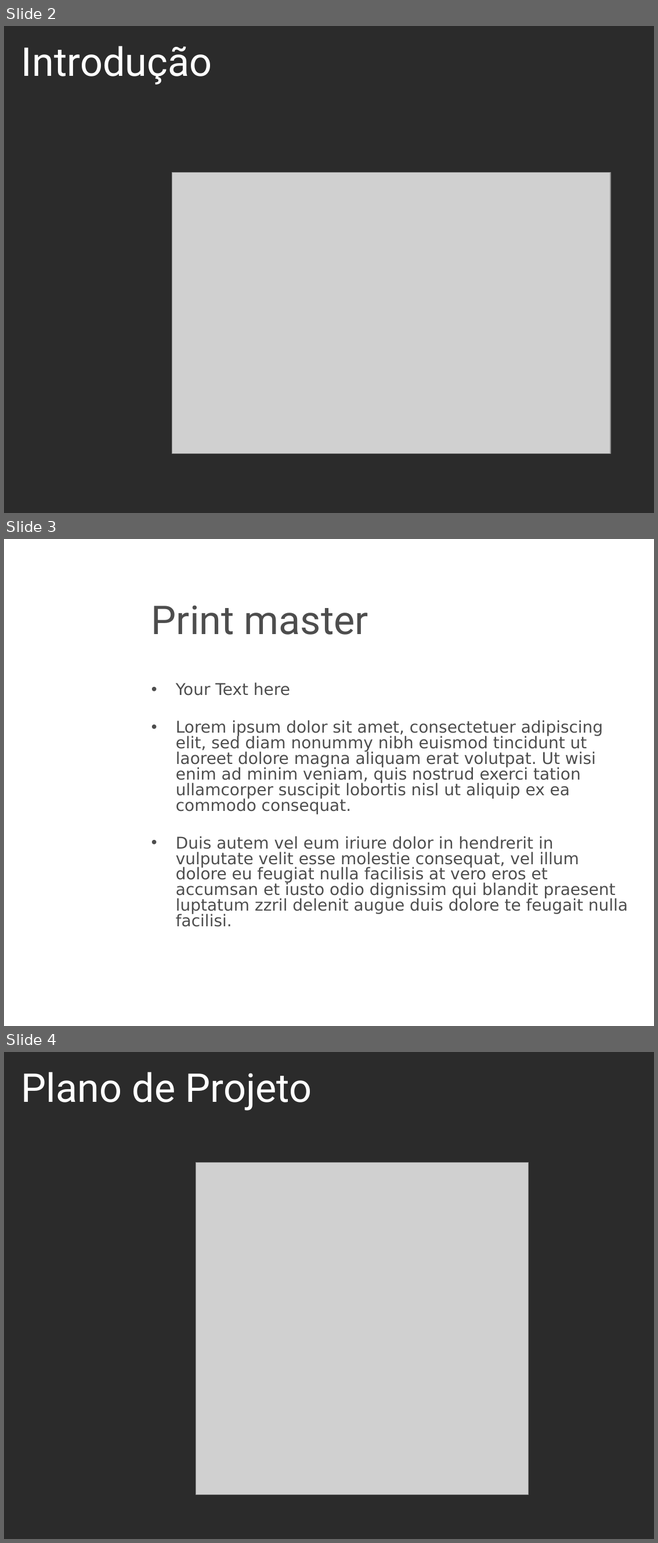
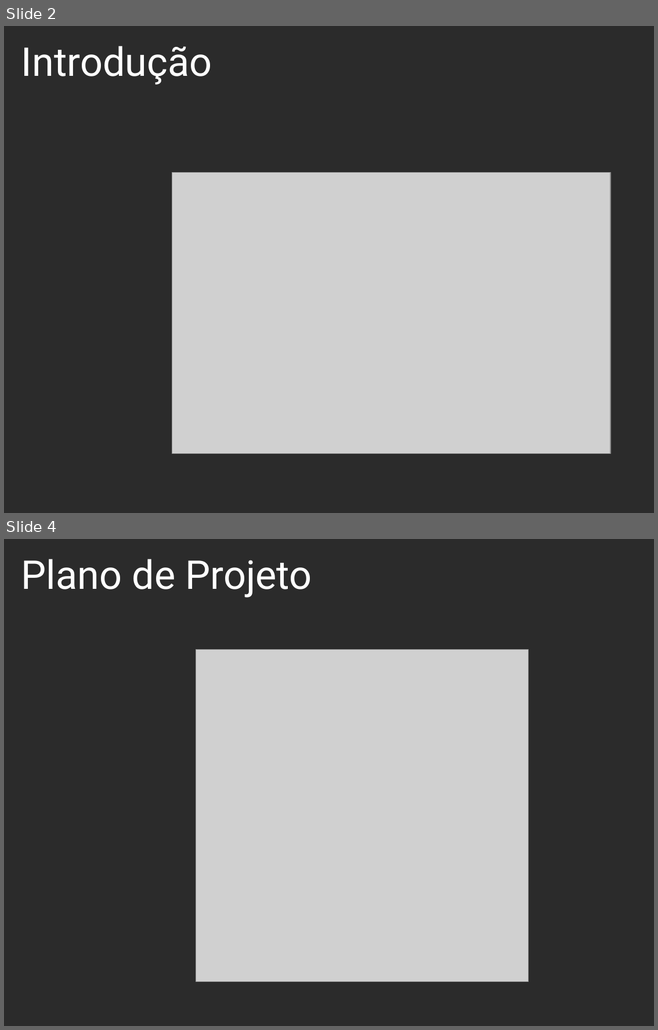
Before and after one commit to progressaoufba/Progress-o-CC-UFBA, a slide deck: Slides/Progressão UFBA.pptx. Shown one above the other, each under a label of ours: slides 2, 3 and 4 before the commit, slides 2 and 4 after it; the slides between them are not shown. The pictures are 658x1543 and 658x1030 pixels, drawn with LibreOffice and Linux fonts; fonts in the diff are those of the drawing; grey boxes stand for pictures; background and template pictures are left out; a plain dark background stands for a picture behind light text. Boxes give left, top, right and bottom in pixels: in the first picture for what was removed or moved away, otherwise in the second. Text is boxed around its words. In the diff, an @@ line names an element or a change of style, - is before the commit and + after.

```diff
--- a/Slides/Progressão UFBA.pptx
+++ b/Slides/Progressão UFBA.pptx
@@ slide 3 removed at bbox=[4, 539, 654, 1026], background picture (left out) @@
@@ title removed at bbox=[151, 605, 368, 635] @@
-Print master
@@ text removed at bbox=[176, 682, 628, 927] @@
-• Your Text here
-• Lorem ipsum dolor sit amet, consectetuer adipiscing elit, sed diam nonummy nibh euismod tincidunt ut laoreet dolore magna aliquam erat volutpat. Ut wisi enim ad minim veniam, quis nostrud exerci tation ullamcorper suscipit lobortis nisl ut aliquip ex ea commodo consequat.
-• Duis autem vel eum iriure dolor in hendrerit in vulputate velit esse molestie consequat, vel illum dolore eu feugiat nulla facilisis at vero eros et accumsan et iusto odio dignissim qui blandit praesent luptatum zzril delenit augue duis dolore te feugait nulla facilisi.
```
Also in this commit, not shown: 2 slides added, 1 other slide removed, 8 other files.
